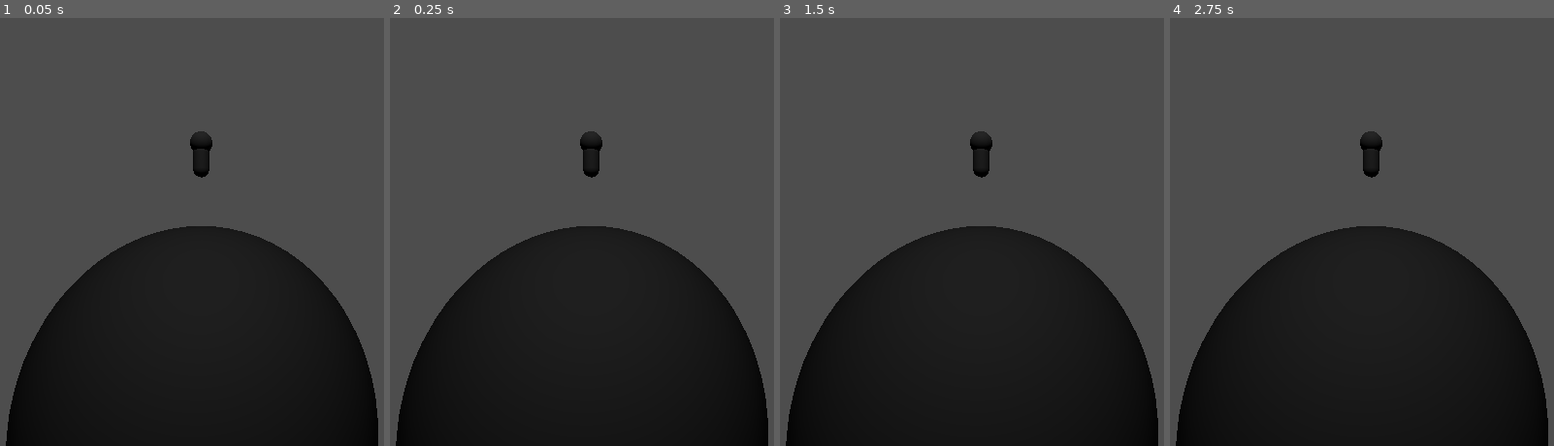
Above: before the commit, frames 1-4 (left to right).
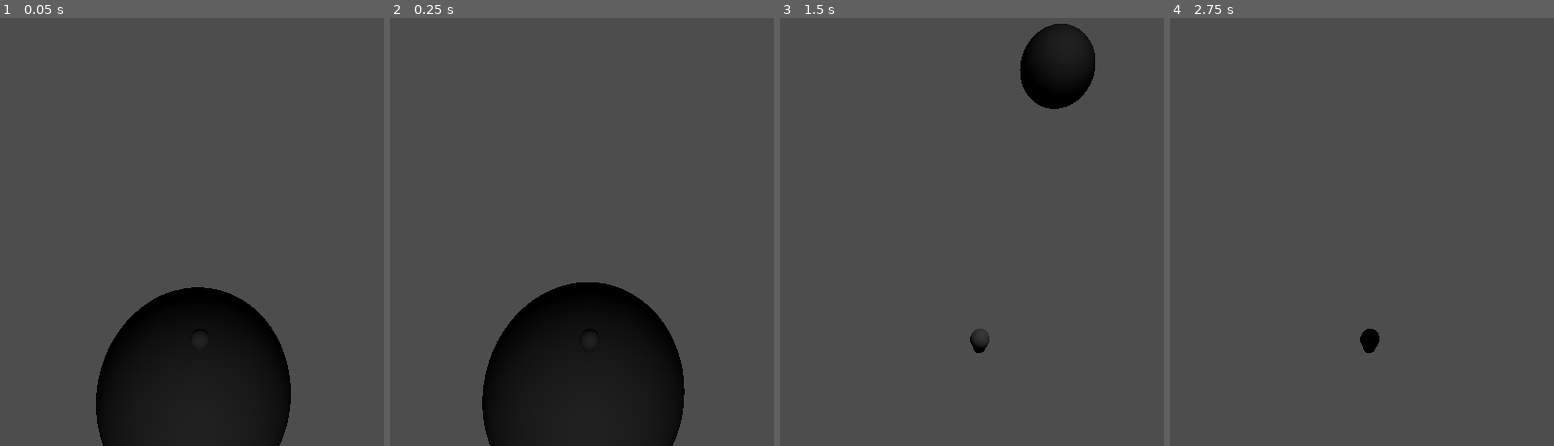
Above: after the commit, the same moments.

Repository: fsrechia/ggj25-blob
Game: Godot game, scene res://Scenes/node.tscn
Two runs of this game, one before a commit and one after it. Both use one fixed random seed, a clock stepped at 60 frames per second and the inputs below. Before the commit the project starts from res://node.tscn.
Inputs:
- Up to frame 1 (0.05 s): no input
- Up to frame 2 (0.25 s): no input
- Up to frame 3 (1.5 s): tap Enter (ui_accept) at 0.5, 0.6, 0.77, 1.07, 1.35 s; hold Right (ui_right) 0.53-1.28 s; hold Down (ui_down) from 1.28 s (still down)
- Up to frame 4 (2.75 s): tap Enter (ui_accept) at 1.52, 1.82, 2, 2.1 s; release Down (ui_down) at 2.03 s; hold Right (ui_right) from 2.03 s (still down)

The runs differ from the first frame. In frame 1, 25% of the frame differs, in the area x 1-99%, y 26-100%; in frame 2, 24%; in frame 3, 42%, in the area x 1-99%, y 1-100%; in frame 4, 40%.

Commit message:
Fix character3D physics and add movement to player;
Fix character3D physics and add movement to player;
Add basic camera controller.
create folders to objects and scripts
Need to fix movement in planet.

Diff:
--- /dev/null
+++ b/Scenes/Player.tscn
@@ -0,0 +1,30 @@
+[gd_scene load_steps=6 format=3 uid="uid://bwrts55c6qkt7"]
+
+[ext_resource type="Script" path="res://Scripts/player.gd" id="1_24yu1"]
+
+[sub_resource type="MultiMesh" id="MultiMesh_wkulj"]
+
+[sub_resource type="CapsuleMesh" id="CapsuleMesh_qohpn"]
+
+[sub_resource type="SphereMesh" id="SphereMesh_1w5w7"]
+
+[sub_resource type="CapsuleShape3D" id="CapsuleShape3D_jqj2t"]
+height = 2.14115
+
+[node name="Player" type="CharacterBody3D"]
+script = ExtResource("1_24yu1")
+
+[node name="MultiMeshInstance3D" type="MultiMeshInstance3D" parent="." groups=["Player"]]
+multimesh = SubResource("MultiMesh_wkulj")
+
+[node name="MeshInstance3D" type="MeshInstance3D" parent="MultiMeshInstance3D"]
+transform = Transform3D(0.05, 0, 0, 0, 0.05, 0, 0, 0, 0.05, 0, 0, 0)
+mesh = SubResource("CapsuleMesh_qohpn")
+
+[node name="MeshInstance3D2" type="MeshInstance3D" parent="MultiMeshInstance3D"]
+transform = Transform3D(0.07, 0, 0, 0, 0.07, 0, 0, 0, 0.07, 0, 0.0576317, 0)
+mesh = SubResource("SphereMesh_1w5w7")
+
+[node name="CollisionShape3D" type="CollisionShape3D" parent="."]
+transform = Transform3D(0.07, 0, 0, 0, 0.07, 0, 0, 0, 0.07, 0, 0.0205967, 0)
+shape = SubResource("CapsuleShape3D_jqj2t")
--- /dev/null
+++ b/Scenes/item.tscn
@@ -0,0 +1,16 @@
+[gd_scene load_steps=3 format=3 uid="uid://dirx8eo06iuq0"]
+
+[ext_resource type="Script" path="res://Scripts/item.gd" id="1_h5hgq"]
+
+[sub_resource type="BoxShape3D" id="BoxShape3D_871b1"]
+
+[node name="Item" type="Area3D"]
+script = ExtResource("1_h5hgq")
+
+[node name="Sprite3D" type="Sprite3D" parent="."]
+billboard = 1
+
+[node name="CollisionShape3D" type="CollisionShape3D" parent="."]
+shape = SubResource("BoxShape3D_871b1")
+
+[connection signal="body_entered" from="." to="." method="_on_body_entered"]
--- /dev/null
+++ b/Scenes/node.tscn
@@ -0,0 +1,43 @@
+[gd_scene load_steps=6 format=3 uid="uid://dts5h5fspdt4v"]
+
+[ext_resource type="PackedScene" uid="uid://bwrts55c6qkt7" path="res://Scenes/Player.tscn" id="1_fsxvb"]
+[ext_resource type="Script" path="res://Scripts/camera_controller.gd" id="2_h03lm"]
+
+[sub_resource type="SphereShape3D" id="SphereShape3D_wiay5"]
+
+[sub_resource type="SphereMesh" id="SphereMesh_6grrh"]
+
+[sub_resource type="SphereShape3D" id="SphereShape3D_n45p2"]
+radius = 0.612352
+
+[node name="Node" type="Node"]
+
+[node name="StaticBody3D" type="StaticBody3D" parent="."]
+
+[node name="CollisionShape3D" type="CollisionShape3D" parent="StaticBody3D"]
+shape = SubResource("SphereShape3D_wiay5")
+
+[node name="MeshInstance3D" type="MeshInstance3D" parent="StaticBody3D"]
+mesh = SubResource("SphereMesh_6grrh")
+
+[node name="Area3D" type="Area3D" parent="StaticBody3D"]
+transform = Transform3D(2, 0, 0, 0, 2, 0, 0, 0, 2, 0, 0, 0)
+gravity_space_override = 3
+gravity_point = true
+gravity_point_center = Vector3(0, 0, 0)
+gravity_direction = Vector3(0, 0, 0)
+
+[node name="CollisionShape3D" type="CollisionShape3D" parent="StaticBody3D/Area3D"]
+shape = SubResource("SphereShape3D_n45p2")
+
+[node name="Player" parent="." instance=ExtResource("1_fsxvb")]
+transform = Transform3D(1, 0, 0, 0, 1, 0, 0, 0, 1, -1.19209e-07, 0.625531, 0)
+
+[node name="OmniLight3D" type="OmniLight3D" parent="."]
+transform = Transform3D(1, 0, 0, 0, 1, 0, 0, 0, 1, 2.75259, 3.94995, 0)
+
+[node name="CameraController" type="Node3D" parent="."]
+script = ExtResource("2_h03lm")
+
+[node name="Camera3D" type="Camera3D" parent="CameraController"]
+transform = Transform3D(0.036197, -0.77002, 0.636992, 0.0891672, 0.637356, 0.765393, -0.995359, 0.0290939, 0.0917309, 0.349154, 1.10656, 0.0244153)
--- /dev/null
+++ b/Scripts/camera_controller.gd
@@ -0,0 +1,14 @@
+extends Node3D
+
+var player
+
+# Called when the node enters the scene tree for the first time.
+func _ready() -> void:
+	player = get_tree().get_nodes_in_group("Player")[0]
+	pass # Replace with function body.
+
+
+# Called every frame. 'delta' is the elapsed time since the previous frame.
+func _process(delta: float) -> void:
+	global_position = player.global_position
+	pass
--- /dev/null
+++ b/Scripts/item.gd
@@ -0,0 +1,17 @@
+extends Area3D
+
+
+# Called when the node enters the scene tree for the first time.
+func _ready() -> void:
+	pass # Replace with function body.
+
+
+# Called every frame. 'delta' is the elapsed time since the previous frame.
+func _process(delta: float) -> void:
+	pass
+
+
+func _on_body_entered(body: Node3D) -> void:
+	if "Player" in body.name:
+		#update property of player has item
+		queue_free()
--- /dev/null
+++ b/Scripts/player.gd
@@ -0,0 +1,28 @@
+extends CharacterBody3D
+
+
+const SPEED = 5.0
+const JUMP_VELOCITY = 4.5
+
+
+func _physics_process(delta: float) -> void:
+	# Add the gravity.
+	if not is_on_floor():
+		velocity += get_gravity() * delta
+
+	# Handle jump.
+	if Input.is_action_just_pressed("ui_accept") and is_on_floor():
+		velocity.y = JUMP_VELOCITY
+
+	# Get the input direction and handle the movement/deceleration.
+	# As good practice, you should replace UI actions with custom gameplay actions.
+	var input_dir := Input.get_vector("ui_left", "ui_right", "ui_up", "ui_down")
+	var direction := (transform.basis * Vector3(input_dir.x, 0, input_dir.y)).normalized()
+	if direction:
+		velocity.x = direction.x * SPEED
+		velocity.z = direction.z * SPEED
+	else:
+		velocity.x = move_toward(velocity.x, 0, SPEED)
+		velocity.z = move_toward(velocity.z, 0, SPEED)
+
+	move_and_slide()
--- a/node.tscn
+++ /dev/null
@@ -1,60 +0,0 @@
-[gd_scene load_steps=8 format=3 uid="uid://dts5h5fspdt4v"]
-
-[sub_resource type="SphereShape3D" id="SphereShape3D_wiay5"]
-
-[sub_resource type="SphereMesh" id="SphereMesh_6grrh"]
-
-[sub_resource type="SphereShape3D" id="SphereShape3D_n45p2"]
-radius = 0.612352
-
-[sub_resource type="MultiMesh" id="MultiMesh_seyph"]
-
-[sub_resource type="CapsuleMesh" id="CapsuleMesh_skiuu"]
-
-[sub_resource type="SphereMesh" id="SphereMesh_f57it"]
-
-[sub_resource type="CapsuleShape3D" id="CapsuleShape3D_p6phw"]
-
-[node name="Node" type="Node"]
-
-[node name="StaticBody3D" type="StaticBody3D" parent="."]
-
-[node name="CollisionShape3D" type="CollisionShape3D" parent="StaticBody3D"]
-shape = SubResource("SphereShape3D_wiay5")
-
-[node name="MeshInstance3D" type="MeshInstance3D" parent="StaticBody3D"]
-mesh = SubResource("SphereMesh_6grrh")
-
-[node name="Area3D" type="Area3D" parent="StaticBody3D"]
-transform = Transform3D(2, 0, 0, 0, 2, 0, 0, 0, 2, 0, 0, 0)
-gravity_space_override = 3
-gravity_point = true
-gravity_point_center = Vector3(0, 0, 0)
-gravity_direction = Vector3(0, 0, 0)
-
-[node name="CollisionShape3D" type="CollisionShape3D" parent="StaticBody3D/Area3D"]
-shape = SubResource("SphereShape3D_n45p2")
-
-[node name="CharacterBody3D" type="CharacterBody3D" parent="."]
-transform = Transform3D(1, 0, 0, 0, 1, 0, 0, 0, 1, 0.0227952, 0.702851, 0)
-
-[node name="MultiMeshInstance3D" type="MultiMeshInstance3D" parent="CharacterBody3D"]
-multimesh = SubResource("MultiMesh_seyph")
-
-[node name="MeshInstance3D" type="MeshInstance3D" parent="CharacterBody3D/MultiMeshInstance3D"]
-transform = Transform3D(0.05, 0, 0, 0, 0.05, 0, 0, 0, 0.05, 0, 0, 0)
-mesh = SubResource("CapsuleMesh_skiuu")
-
-[node name="MeshInstance3D2" type="MeshInstance3D" parent="CharacterBody3D/MultiMeshInstance3D"]
-transform = Transform3D(0.07, 0, 0, 0, 0.07, 0, 0, 0, 0.07, 0, 0.0576317, 0)
-mesh = SubResource("SphereMesh_f57it")
-
-[node name="CollisionShape3D" type="CollisionShape3D" parent="CharacterBody3D"]
-transform = Transform3D(0.07, 0, 0, 0, 0.07, 0, 0, 0, 0.07, 0, 0.0205967, 0)
-shape = SubResource("CapsuleShape3D_p6phw")
-
-[node name="Camera3D" type="Camera3D" parent="."]
-transform = Transform3D(0.075031, 0, 0.997181, 0, 1, 0, -0.997181, 0, 0.075031, 0.915215, 0.491467, 0)
-
-[node name="OmniLight3D" type="OmniLight3D" parent="."]
-transform = Transform3D(1, 0, 0, 0, 1, 0, 0, 0, 1, 2.75259, 3.94995, 0)
--- a/project.godot
+++ b/project.godot
@@ -11,6 +11,6 @@
 [application]
 
 config/name="New Game Project"
-run/main_scene="res://node.tscn"
+run/main_scene="res://Scenes/node.tscn"
 config/features=PackedStringArray("4.3", "Forward Plus")
 config/icon="res://icon.svg"
